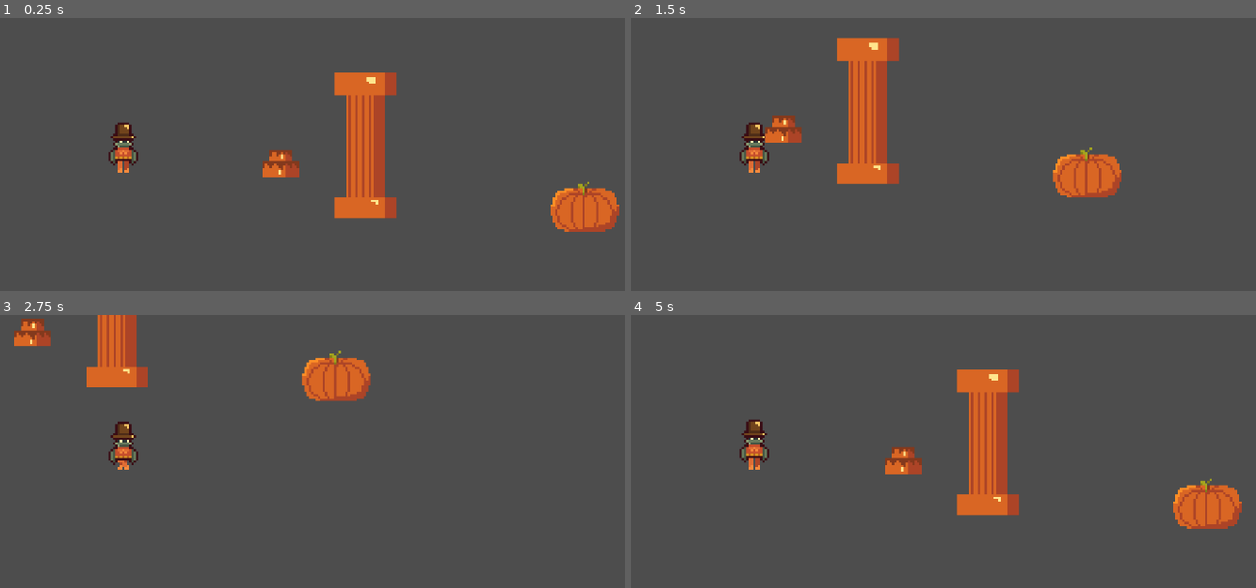
Above: before the commit, frames 1-4 (two rows, left to right).
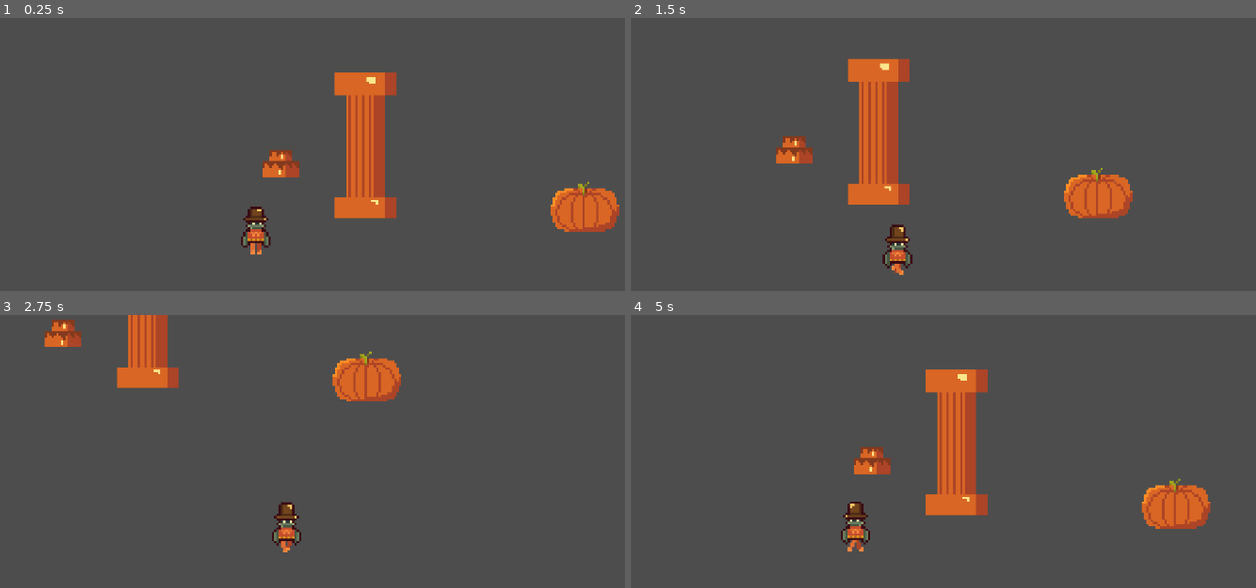
Above: after the commit, the same moments.

Repository: Azat201003/game
Game: Godot game, scene res://scenes/testing.tscn
Two runs of this game, one before a commit and one after it. Both use one fixed random seed, a clock stepped at 60 frames per second and the inputs below.
Inputs:
- Up to frame 1 (0.25 s): no input
- Up to frame 2 (1.5 s): tap Enter at 0.5 s; hold Right (moveRight) 0.53-1.28 s; hold Down (moveDown) from 1.28 s (still down)
- Up to frame 3 (2.75 s): release Down (moveDown) at 2.03 s; hold Right (moveRight) from 2.03 s (still down)
- Up to frame 4 (5 s): release Right (moveRight) at 2.78 s; hold Up (moveUp) 2.78-3.53 s; hold Left (moveLeft) from 3.53 s (still down)

The runs differ from the first frame. In frame 1, 1.1% of the frame differs, in the area x 17-44%, y 38-87%; in frame 2, 8.5%; in frame 3, 6.9%; in frame 4, 10%, in the area x 17-98%, y 19-87%.

Commit message:
code and camera

Diff:
--- a/Camera2D.gd
+++ b/Camera2D.gd
@@ -8,6 +8,6 @@
 
 # Called every frame. 'delta' is the elapsed time since the previous frame.
 func _process(delta):
-	position.x = player.position.x
-	position.y = player.position.y
+	#position.x = player.position.x - 1920 / 2
+	#position.y = player.position.y - 1080 / 2
 	pass
--- a/scenes/Player.gd
+++ b/scenes/Player.gd
@@ -2,6 +2,9 @@
 
 var speed = 75
 @onready var _animation_player = $AnimatedSprite2D/AnimationPlayer
+@onready var s = $AnimatedSprite2D
+
+var right = true
 # Called when the node enters the scene tree for the first time.
 func _ready():
 	pass # Replace with function body.
@@ -10,14 +13,23 @@
 	if Input.is_action_pressed("moveRight"):
 		position.x += speed * delta
 		_animation_player.play("walk")
-	else:
-		_animation_player.play("idle")
+		if !right:
+			s.scale.x *= -1
+		right = true
 	if Input.is_action_pressed("moveLeft"):
 		position.x -= speed * delta
+		_animation_player.play("walk")
+		if right:
+			s.scale.x *= -1
+		right = false
 	if Input.is_action_pressed("moveUp"):
 		position.y -= speed * delta
+		_animation_player.play("walk")
 	if Input.is_action_pressed("moveDown"):
 		position.y += speed * delta
+		_animation_player.play("walk")
+	if !Input.is_action_pressed("moveDown") and !Input.is_action_pressed("moveUp") and !Input.is_action_pressed("moveRight") and !Input.is_action_pressed("moveLeft"):
+		_animation_player.play("idle")
 
 # Called every frame. 'delta' is the elapsed time since the previous frame.
 func _process(delta):
--- /dev/null
+++ b/scenes/node_2d.tscn
@@ -0,0 +1,3 @@
+[gd_scene format=3 uid="uid://b1wqi13onii54"]
+
+[node name="Node2D" type="Node2D"]
--- a/scenes/testing.tscn
+++ b/scenes/testing.tscn
@@ -143,23 +143,29 @@
 [node name="Node2D" type="Node2D"]
 
 [node name="Player" type="Node2D" parent="."]
+position = Vector2(161, 93)
 script = ExtResource("1_5yhl4")
 
 [node name="AnimatedSprite2D" type="AnimatedSprite2D" parent="Player"]
 texture_filter = 1
 texture_repeat = 2
-position = Vector2(103, 57)
 sprite_frames = SubResource("SpriteFrames_g2cya")
-animation = &"walk"
+animation = &"idle"
 
 [node name="AnimationPlayer" type="AnimationPlayer" parent="Player/AnimatedSprite2D"]
+speed_scale = 4.0
 libraries = {
 "": SubResource("AnimationLibrary_cfoyf")
 }
 
-[node name="Camera2D" type="Camera2D" parent="."]
+[node name="Camera2D" type="Camera2D" parent="Player"]
+position = Vector2(-161, -93)
 anchor_mode = 0
 zoom = Vector2(3.5, 3.5)
+position_smoothing_enabled = true
+drag_left_margin = 0.4
+drag_right_margin = 0.4
+drag_bottom_margin = 0.3
 script = ExtResource("2_o1mqi")
 
 [node name="Столб" type="Sprite2D" parent="."]
